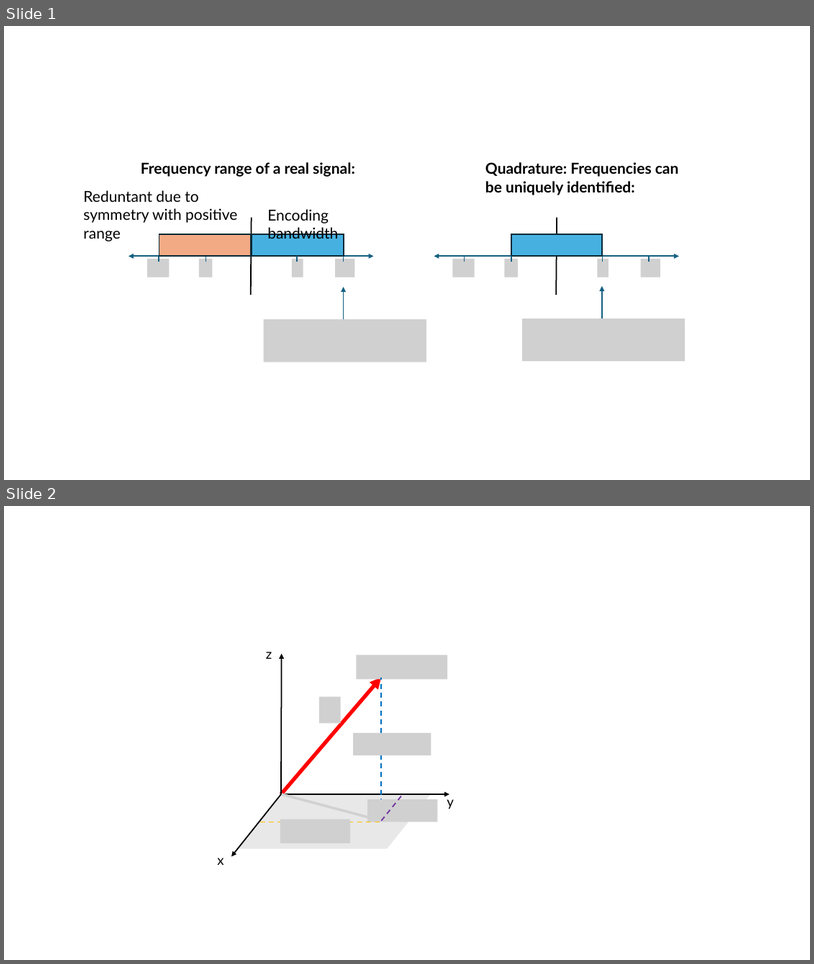
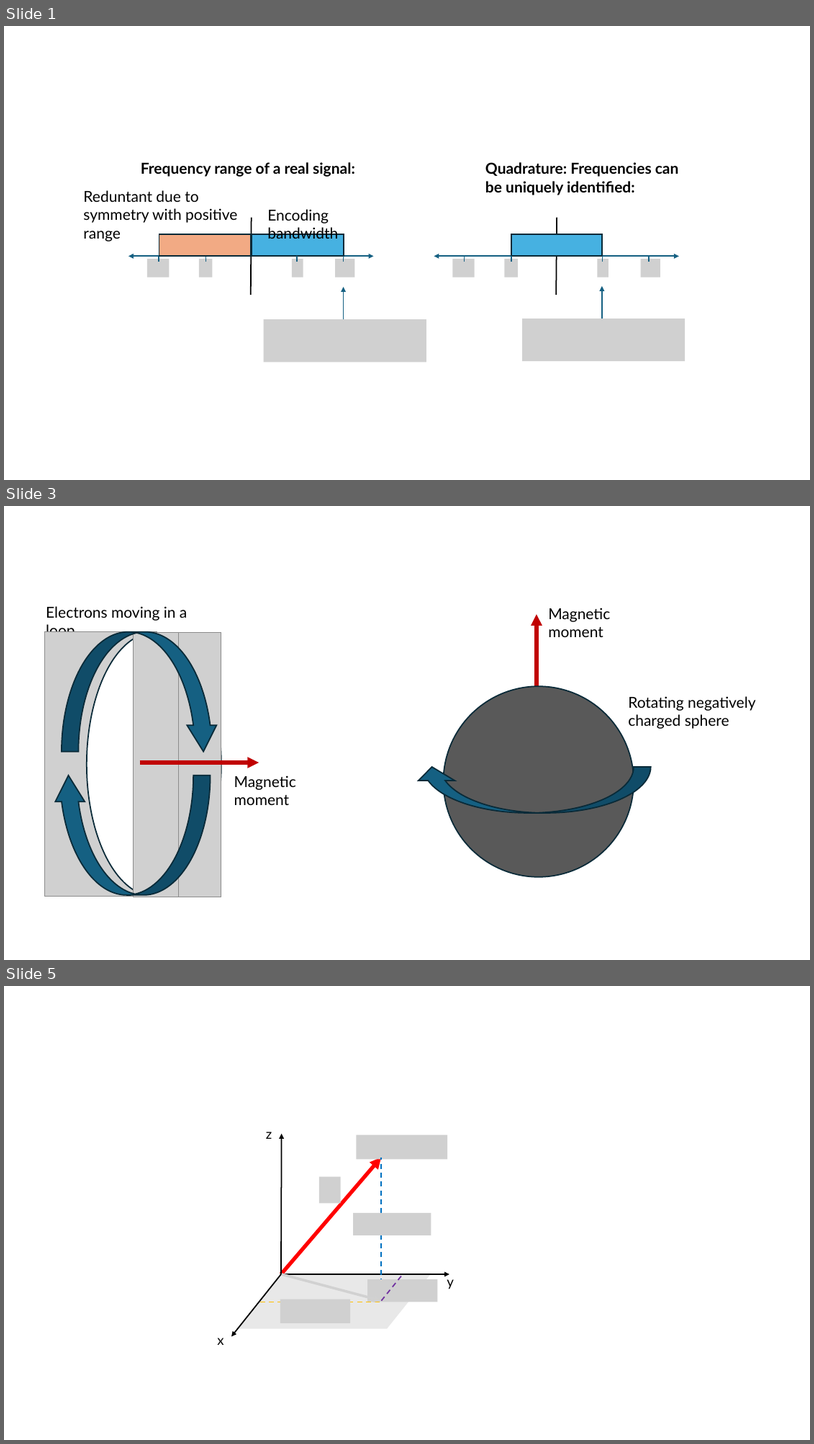
Before and after one commit to marlenekallass/NOS-FT-in-MRI-R-Tutorial, a slide deck: figures/figures.pptx. Shown one above the other, each under a label of ours: slides 1 and 2 before the commit, slides 1, 3 and 5 after it; the slides between them are not shown. The pictures are 814x964 and 814x1444 pixels, drawn with LibreOffice and Linux fonts; fonts in the diff are those of the drawing; grey boxes stand for pictures. Boxes give left, top, right and bottom in pixels: in the first picture for what was removed or moved away, otherwise in the second. Text is boxed around its words. In the diff, an @@ line names an element or a change of style, - is before the commit and + after.

```diff
--- a/figures/figures.pptx
+++ b/figures/figures.pptx
@@ slide 3 added at [4,506,810,960], background #FFFFFF @@
@@ text added at [46,606,187,632], 18 pt, text #000000 @@
+Electrons moving in a loop
@@ text added at [548,608,610,637], 18 pt, text #000000 @@
+Magnetic moment
@@ picture added at [45,631,157,896] @@
@@ curved right arrow added at [62,631,219,752], fill #156082, outline #092A39 1.5 pt @@
@@ ellipse added at [87,633,221,896], fill #FFFFFF, outline #092A39 1.5 pt @@
@@ picture added at [133,632,179,896] @@
@@ picture added at [134,632,221,896] @@
@@ arrow added from (537, 690) to (537, 614), #C00000 4.5 pt @@
@@ ellipse added at [444,686,634,877], fill #595959, outline #092A39 1.5 pt @@
@@ text added at [628,696,756,728], 18 pt, text #000000 @@
+Rotating negatively charged sphere
@@ arrow added from (140, 762) to (260, 762), #C00000 4.5 pt @@
@@ curved right arrow added at [54,775,211,895], fill #156082, outline #092A39 1.5 pt @@
@@ text added at [234,775,296,805], 18 pt, text #000000 @@
+Magnetic moment
@@ curved right arrow added at [414,767,651,813], fill #156082, outline #092A39 1.5 pt @@
@@ what was slide 2 is now slide 5 @@
```
Also in this commit, not shown: 4 other slides added, 23 other files.
